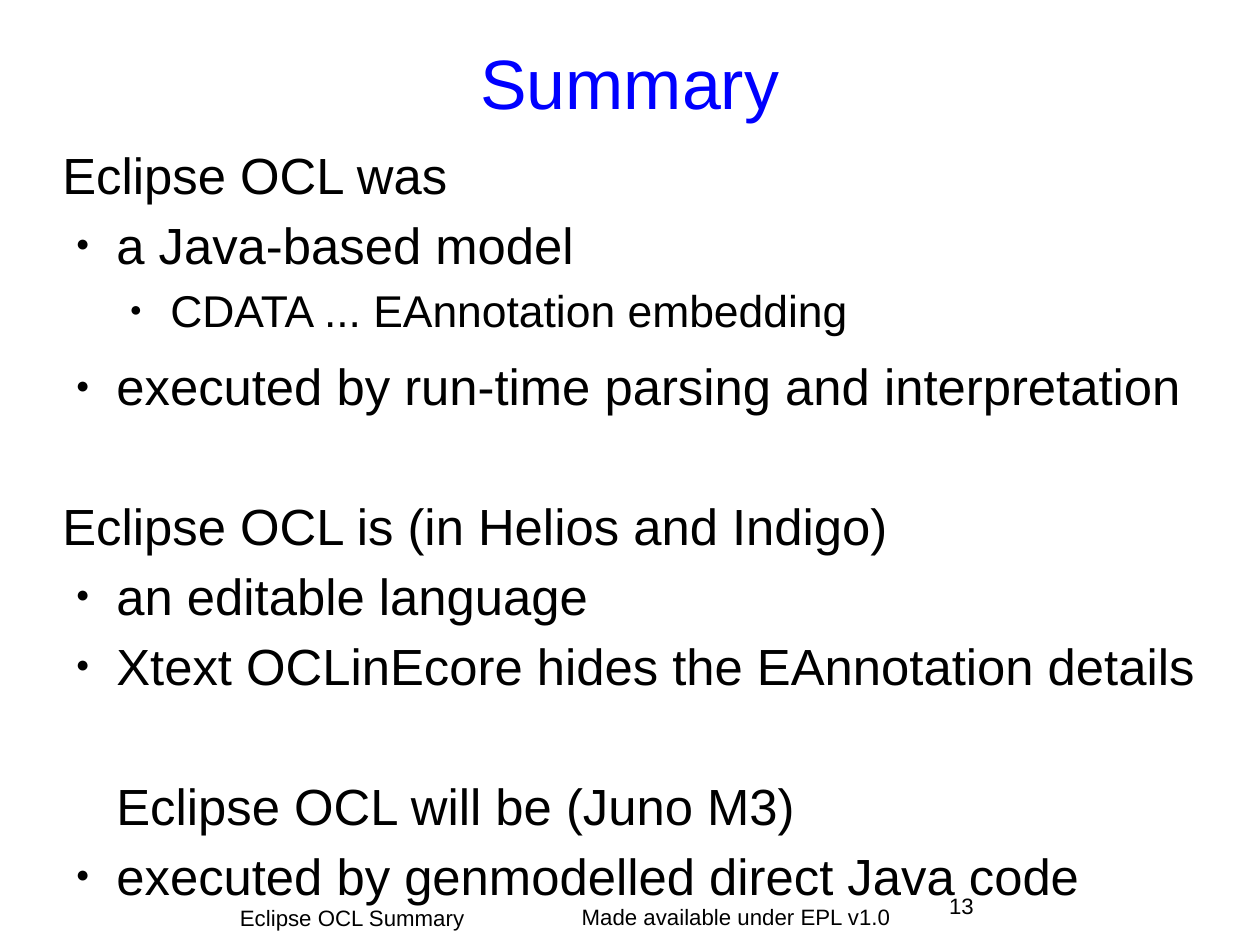
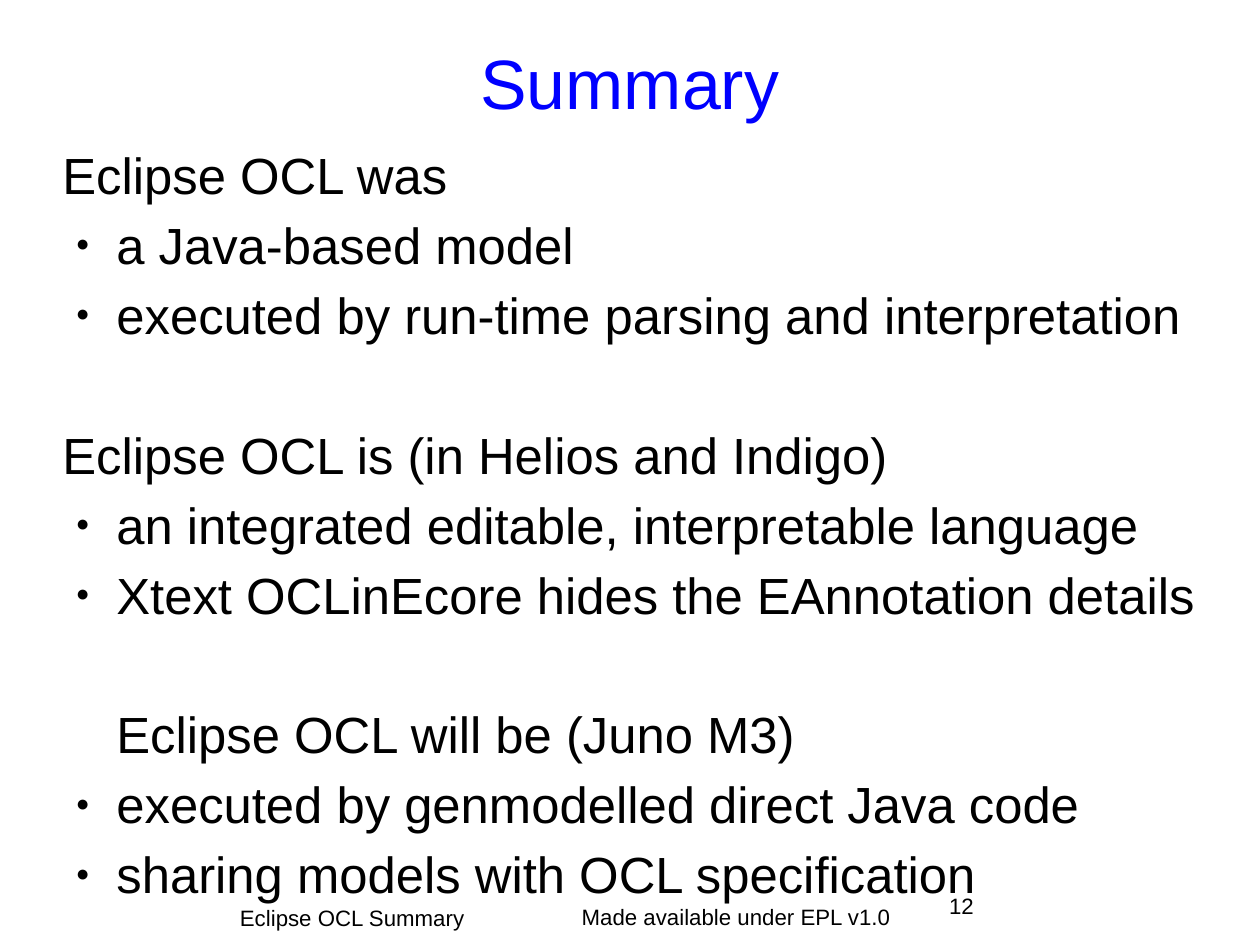
Before and after one commit to eclipse-ocl/ocl-website, a slide deck: slide 12 of ocl/docs/publications/ECE2011BoF/EclipseOCLSummary.odp (slide 13 before the commit). Drawn at 1260x945 pixels with LibreOffice and Linux fonts; fonts in the diff are those of the drawing; background and template pictures are left out. Boxes give left, top, right and bottom in pixels: in the first picture for what was removed or moved away, otherwise in the second. Text is boxed around its words. In the diff, an @@ line names an element or a change of style, - is before the commit and + after.

```diff
--- a/ocl/docs/publications/ECE2011BoF/EclipseOCLSummary.odp
+++ b/ocl/docs/publications/ECE2011BoF/EclipseOCLSummary.odp
@@ text at (170, 294, 848, 337): paragraph removed @@
-  ● CDATA ... EAnnotation embedding
@@ text at (116, 507, 1138, 554): text changed @@
-● an editable language
+● an integrated editable, interpretable language
@@ text at (116, 856, 975, 904): paragraph added @@
+● sharing models with OCL specification
@@ page number at (949, 898, 974, 914): text changed @@
-13
+12
```
Also in this commit, not shown: 4 other slides changed.
